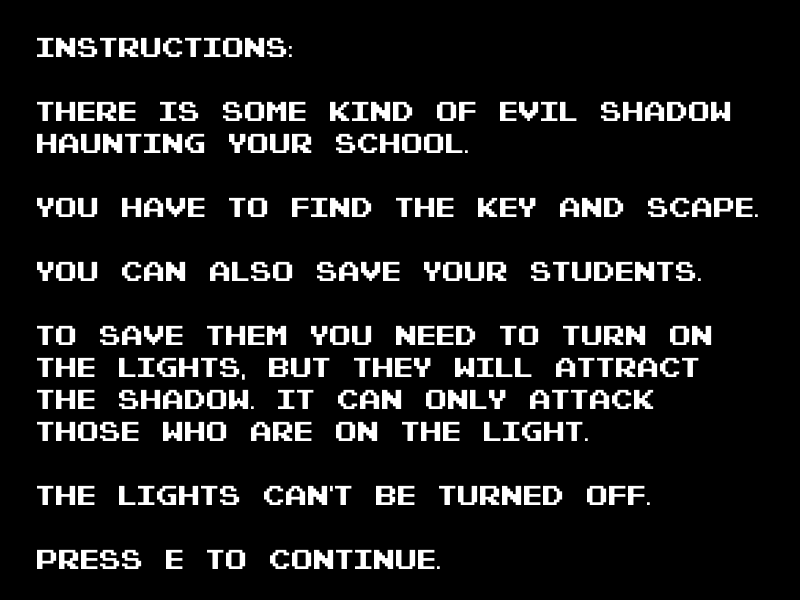
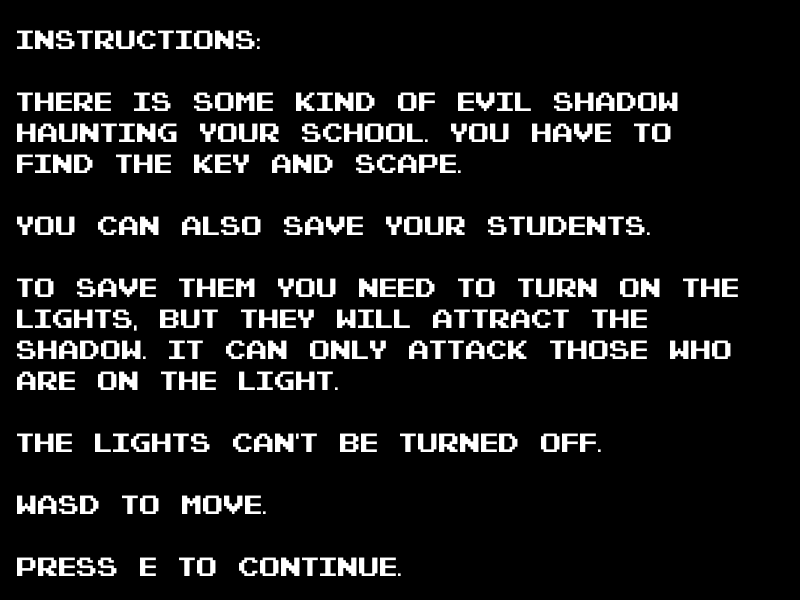
Comparing the layer stacks of the two w=800, h=600 images. Changes:
painted on "instructions: ..." over [17, 30, 758, 576]
